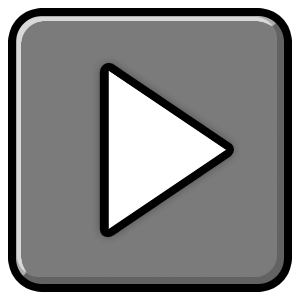
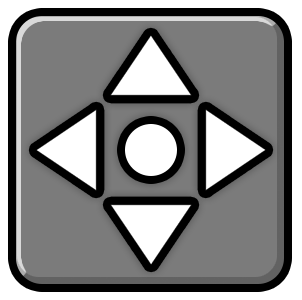
Layered file, before and after one edit (302px x 300px). Changes by layer:
added group "Группа 1" with 5 layers above "Без названия (1) kопировать" over <box>36,35,266,265</box>
added layer "Эллипс 1" in group "Группа 1" over <box>125,124,177,176</box>
added layer "Без названия (1) kопировать копия 2" (1st of 2, in "Группа 1") in group "Группа 1" over <box>110,204,192,265</box>
added layer "Без названия (1) kопировать копия" (1st of 2, in "Группа 1") in group "Группа 1" over <box>110,35,192,96</box>
added layer "Без названия (1) kопировать копия 2" (2nd of 2, in "Группа 1") in group "Группа 1" over <box>205,109,266,191</box>
added layer "Без названия (1) kопировать копия" (2nd of 2, in "Группа 1") in group "Группа 1" over <box>36,109,97,191</box>
hid "Без названия (1)" over <box>107,70,227,230</box>
painted on "Прямоугольник, скругл. углы 2", unmasked it over <box>24,23,278,277</box>
